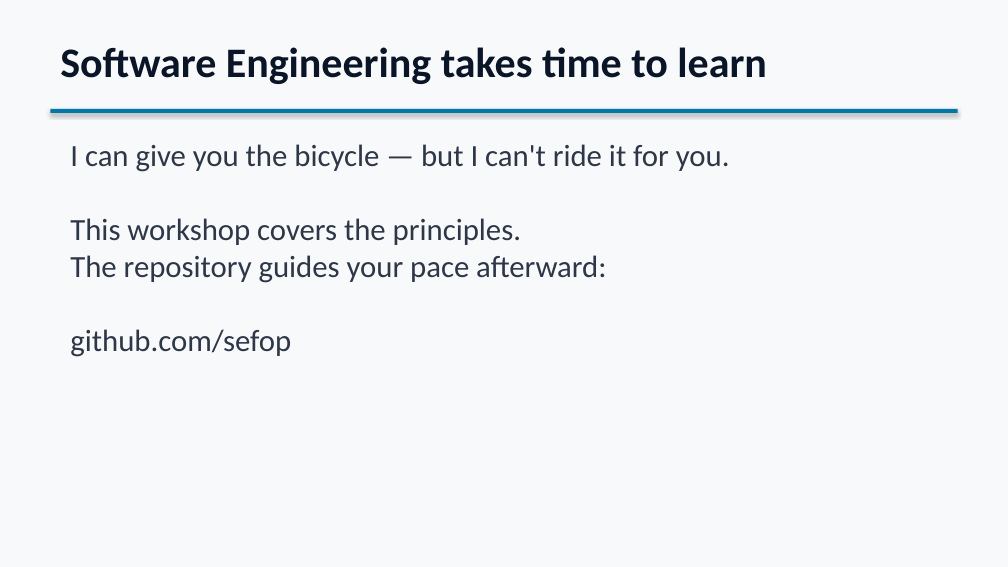
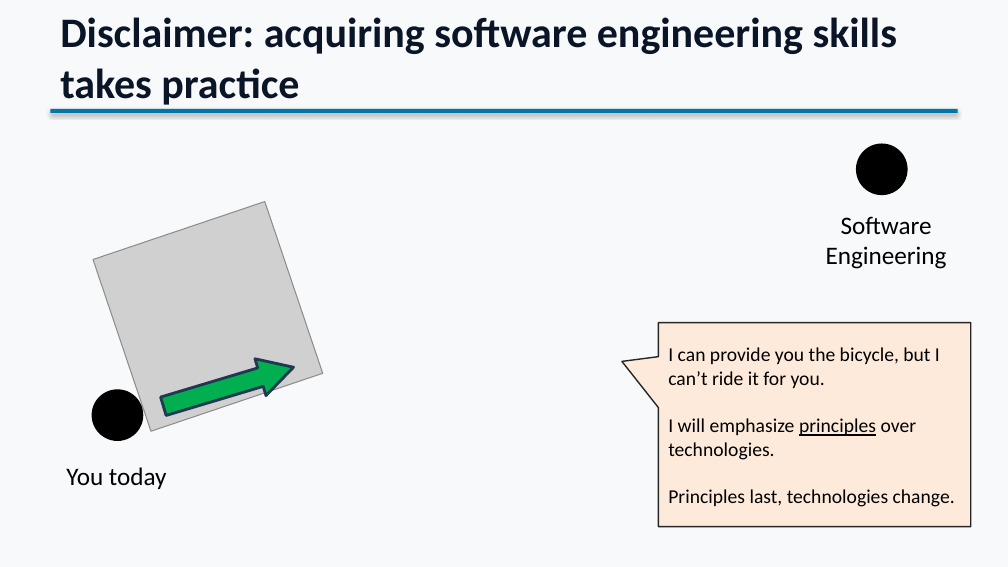
Before and after one commit to sefop/sefop-training-hub, a slide deck: slide 8 of workshops/2026-06-29-purdue/Purdue_Workshop.pptx (slide 7 before the commit). Drawn at 1008x567 pixels with LibreOffice and Linux fonts; fonts in the diff are those of the drawing; grey boxes stand for pictures. Boxes give left, top, right and bottom in pixels: in the first picture for what was removed or moved away, otherwise in the second. Text is boxed around its words. In the diff, an @@ line names an element or a change of style, - is before the commit and + after.

```diff
--- a/workshops/2026-06-29-purdue/Purdue_Workshop.pptx
+++ b/workshops/2026-06-29-purdue/Purdue_Workshop.pptx
@@ text at (x1=60, y1=17, x2=897, y2=105): text changed @@
-Software Engineering takes time to learn
+Disclaimer: acquiring software engineering skills takes practice
@@ text removed at (x1=70, y1=144, x2=730, y2=357) @@
-I can give you the bicycle — but I can't ride it for you.
-This workshop covers the principles.
-The repository guides your pace afterward:
-github.com/sefop
@@ ellipse added at (x1=858, y1=145, x2=906, y2=194), fill #000000, outline #000000 2 pt @@
@@ picture added at (x1=93, y1=201, x2=323, y2=432) @@
@@ text added at (x1=826, y1=216, x2=947, y2=269), 18 pt, text #000000 @@
+Software
+Engineering
@@ speech box added at (x1=658, y1=323, x2=971, y2=526), fill #FDEADA, outline #262626 1 pt, 14 pt, text #000000 @@
+I can provide you the bicycle, but I can’t ride it for you.
+I will emphasize principles over technologies.
+Principles last, technologies change.
@@ right arrow added at (x1=158, y1=349, x2=299, y2=425), fill #00B050, outline #233953 2 pt @@
@@ ellipse added at (x1=93, y1=391, x2=141, y2=439), fill #000000, outline #000000 2 pt @@
@@ text added at (x1=66, y1=467, x2=167, y2=489), 18 pt, text #000000 @@
+You today
```
Also in this commit, not shown: 6 other slides changed, 10 slides added, 1 slide removed.
